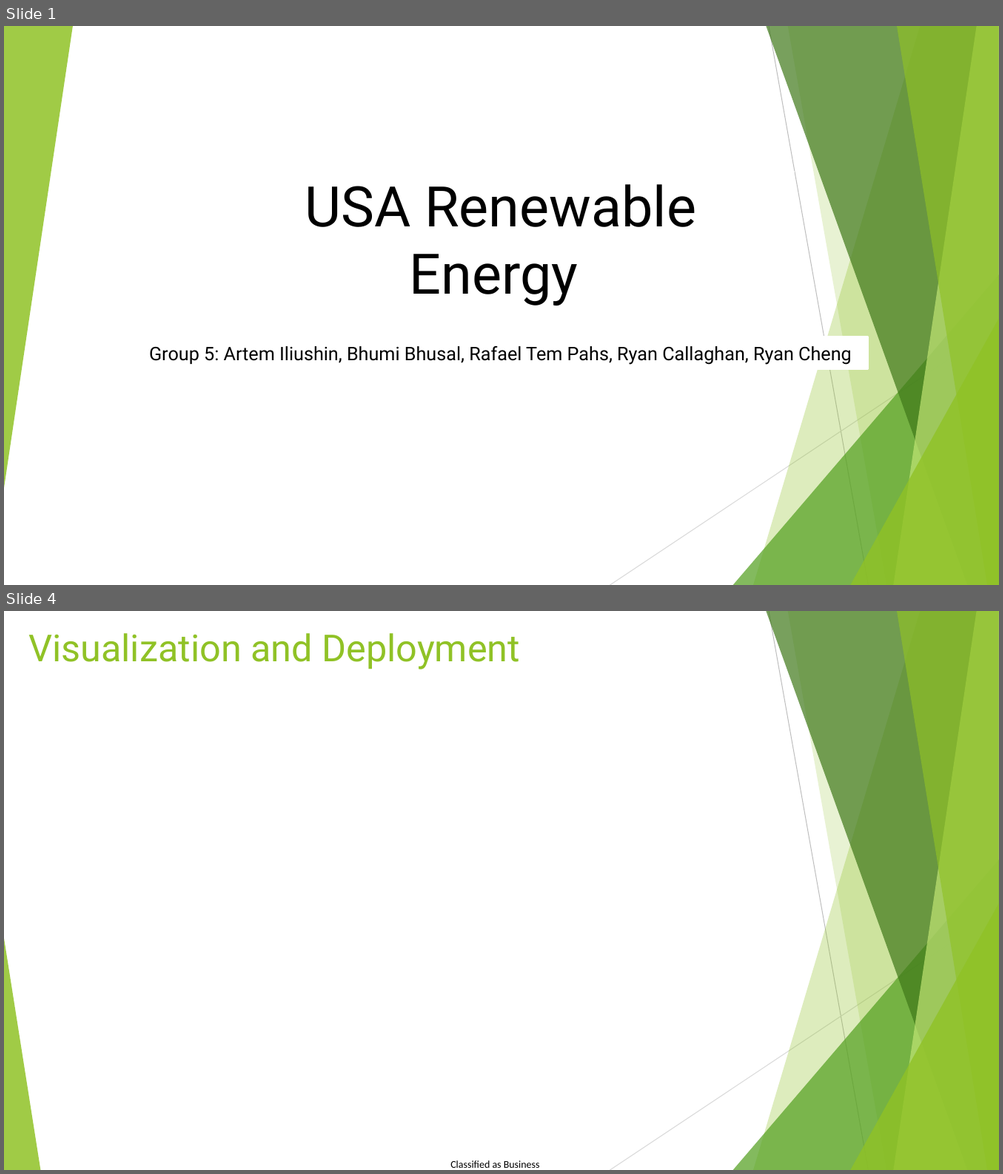
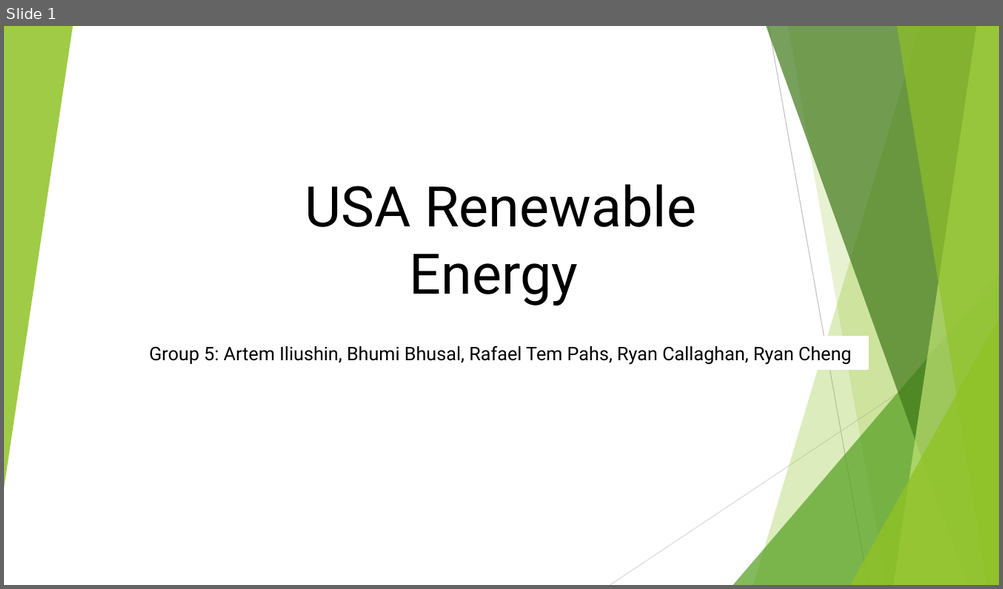
Before and after one commit to ailiushin/group5_project3, a slide deck: Group5_Presentation1.pptx. Shown one above the other, each under a label of ours: slides 1 and 4 before the commit, slide 1 after it; the slides between them are not shown. The pictures are 1003x1174 and 1003x589 pixels, drawn with LibreOffice and Linux fonts; fonts in the diff are those of the drawing; background and template pictures are left out. Boxes give left, top, right and bottom in pixels: in the first picture for what was removed or moved away, otherwise in the second. Text is boxed around its words. In the diff, an @@ line names an element or a change of style, - is before the commit and + after.

```diff
--- a/Group5_Presentation1.pptx
+++ b/Group5_Presentation1.pptx
@@ slide 4 removed at bbox=[4, 611, 999, 1170], background #FFFFFF; not listed: 9 template elements that a slide beside it also shows @@
@@ title removed at bbox=[28, 633, 520, 669] @@
-Visualization and Deployment
@@ triangle removed at bbox=[4, 939, 40, 1170] @@
@@ text removed at bbox=[450, 1161, 540, 1168] @@
-Classified as Business
```
Also in this commit, not shown: 2 slides changed, 4 slides added, 11 other files.
